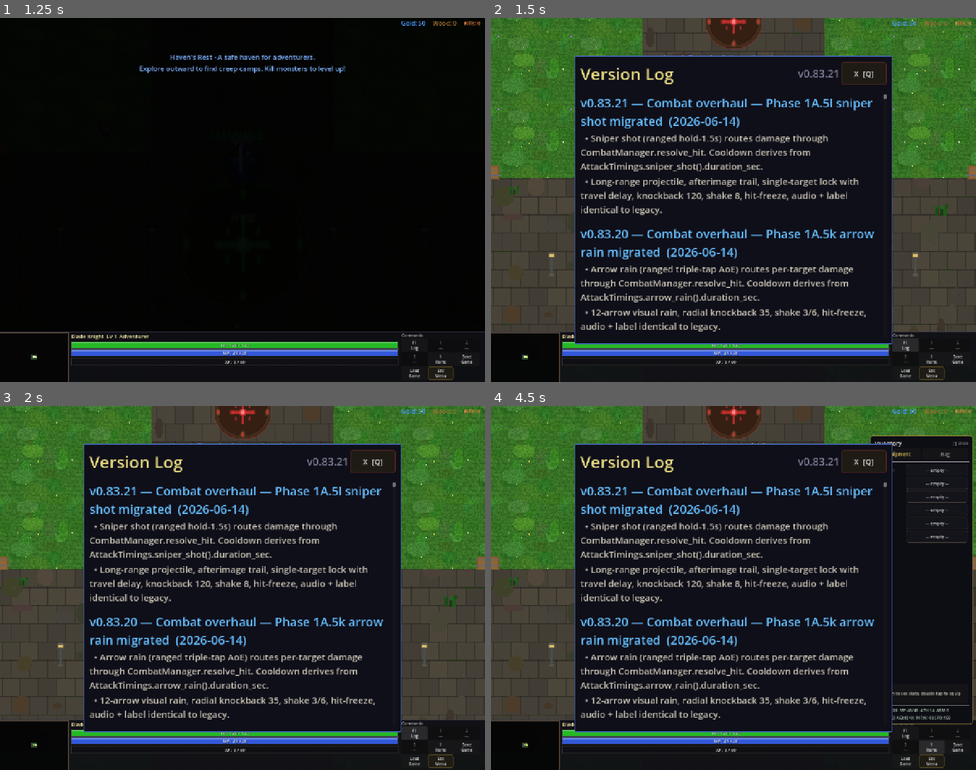
Above: before the commit, frames 1-4 (two rows, left to right).
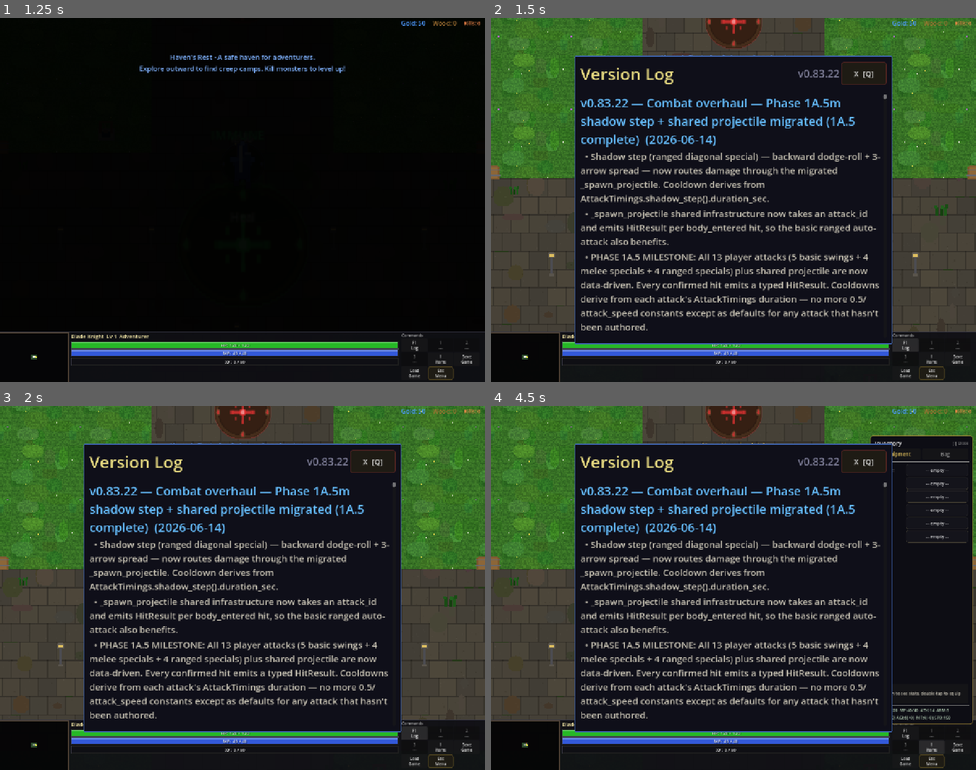
Above: after the commit, the same moments.

Repository: slxny/legends-open-rpg
Game: Godot game, scene res://scenes/main.tscn
Two runs of this game, one before a commit and one after it. Both use one fixed random seed, a clock stepped at 60 frames per second and the inputs below.
Inputs (mouse positions are in pixels of both pictures, inside the frame that each line leads up to):
- Up to frame 1 (1.25 s): tap Enter at 0.5 s; move the mouse to (218, 272) at 0.52 s; hold W (move_up) from 0.53 s (still down); hold Space (attack) from 0.53 s (still down); click (218, 272) at 0.67 s
- Up to frame 2 (1.5 s): release W (move_up) at 1.25 s; release Space (attack) at 1.25 s; click "F1 Log" at 1.25 s
- Up to frame 3 (2 s): no input
- Up to frame 4 (4.5 s): click "1 ---" at 2 s; click "2 ---" at 2.75 s; click "3 ---" at 3.5 s; click "I Items" at 4.25 s

Frame 1 is identical in both runs. In frame 2, 12% of the frame differs, in the area x 18-81%, y 14-87%; in frame 3, 12%; in frame 4, 12%.

Commit message:
v0.83.22: Combat overhaul — Phase 1A.5m shadow step + shared projectile (1A.5 complete)
Shadow step (ranged diagonal special) and the shared _spawn_projectile
helper now route damage through CombatManager.resolve_hit. _spawn_
projectile takes an attack_id and emits HitResult per body_entered
hit, so the basic ranged auto-attack benefits too. Shadow step cooldown
derives from AttackTimings.shadow_step().duration_sec.

PHASE 1A.5 MILESTONE: All 13 player attacks (5 basic swings + 4 melee
specials + 4 ranged specials) plus shared projectile now data-driven.
Every confirmed hit emits a typed HitResult. Cooldowns derive from each
attack's AttackTimings duration — no more 0.5/attack_speed constants
except as defaults for any attack that hasn't been authored.

Headless: smoke 51/51 PASS, parse clean, Engine.time_scale writers
still zero.

Co-Authored-By: Claude Opus 4.7 (1M context) <noreply@anthropic.com>

Diff:
--- a/scenes/player/player.gd
+++ b/scenes/player/player.gd
@@ -2083,8 +2083,10 @@
 
 func _execute_shadow_step(attack_dir: Vector2) -> void:
 	# Diagonal + attack: Quick dodge-roll backward, then fire 3 arrows in a spread. 1.1x damage.
+	# Phase 1A.5m.
 	_is_attack_animating = true
-	_attack_cooldown = 0.6 / stats.attack_speed
+	var sst_timing = AttackTimingsCls.shadow_step()
+	_attack_cooldown = sst_timing.duration_sec / max(0.1, stats.attack_speed)
 	var dir = attack_dir
 	var base_pos = sprite.position
 	var dmg_mult := 1.1
@@ -2110,7 +2112,7 @@
 		for i in range(3):
 			var angle_offset = lerp(-spread_deg / 2.0, spread_deg / 2.0, float(i) / 2.0)
 			var shot_dir = dir.rotated(angle_offset)
-			_spawn_projectile(shot_dir, 420.0, stats.attack_range * 2.0, dmg_mult)
+			_spawn_projectile(shot_dir, 420.0, stats.attack_range * 2.0, dmg_mult, &"shadow_step")
 		AudioManager.play_sfx("dash_swoosh")
 		_spawn_effect_label("SHADOW STEP!", Color(0.4, 1.0, 0.7))
 		_do_screen_shake(4.0)
@@ -2564,7 +2566,7 @@
 	return _facing
 
 
-func _spawn_projectile(direction: Vector2, speed: float, max_range: float, dmg_mult: float) -> void:
+func _spawn_projectile(direction: Vector2, speed: float, max_range: float, dmg_mult: float, attack_id: StringName = &"projectile") -> void:
 	var projectile = Area2D.new()
 	projectile.position = global_position
 	projectile.collision_layer = 0
@@ -2595,9 +2597,15 @@
 		if not is_instance_valid(projectile):
 			return
 		if body.is_in_group("enemies") and body.has_method("take_damage"):
-			var result = CombatManager.calculate_damage(stats.get_stats_dict(), body.get_stats_dict(), dmg_mult)
-			body.take_damage(result["damage"], result["is_crit"])
-			_spawn_impact_vfx(body.global_position)
+			var event = HitEventCls.new()
+			event.attacker = self
+			event.victim = body
+			event.direction = direction
+			event.attack_id = attack_id
+			event.ability_multiplier = dmg_mult
+			var _result = CombatManager.resolve_hit(event, stats.get_stats_dict(), body.get_stats_dict(), true)
+			if is_instance_valid(body):
+				_spawn_impact_vfx(body.global_position, _result.was_crit)
 			projectile.queue_free()
 	)
 
--- a/scenes/ui/changelog_dialog.gd
+++ b/scenes/ui/changelog_dialog.gd
@@ -9,9 +9,19 @@
 var _is_visible: bool = false
 var _is_mobile: bool = false
 
-const GAME_VERSION := "v0.83.21"
+const GAME_VERSION := "v0.83.22"
 
 const CHANGELOG: Array[Dictionary] = [
+	{
+		"version": "v0.83.22",
+		"title": "Combat overhaul — Phase 1A.5m shadow step + shared projectile migrated (1A.5 complete)",
+		"date": "2026-06-14",
+		"entries": [
+			"Shadow step (ranged diagonal special) — backward dodge-roll + 3-arrow spread — now routes damage through the migrated _spawn_projectile. Cooldown derives from AttackTimings.shadow_step().duration_sec.",
+			"_spawn_projectile shared infrastructure now takes an attack_id and emits HitResult per body_entered hit, so the basic ranged auto-attack also benefits.",
+			"PHASE 1A.5 MILESTONE: All 13 player attacks (5 basic swings + 4 melee specials + 4 ranged specials) plus shared projectile are now data-driven. Every confirmed hit emits a typed HitResult. Cooldowns derive from each attack's AttackTimings duration — no more 0.5/attack_speed constants except as defaults for any attack that hasn't been authored.",
+		]
+	},
 	{
 		"version": "v0.83.21",
 		"title": "Combat overhaul — Phase 1A.5l sniper shot migrated",
